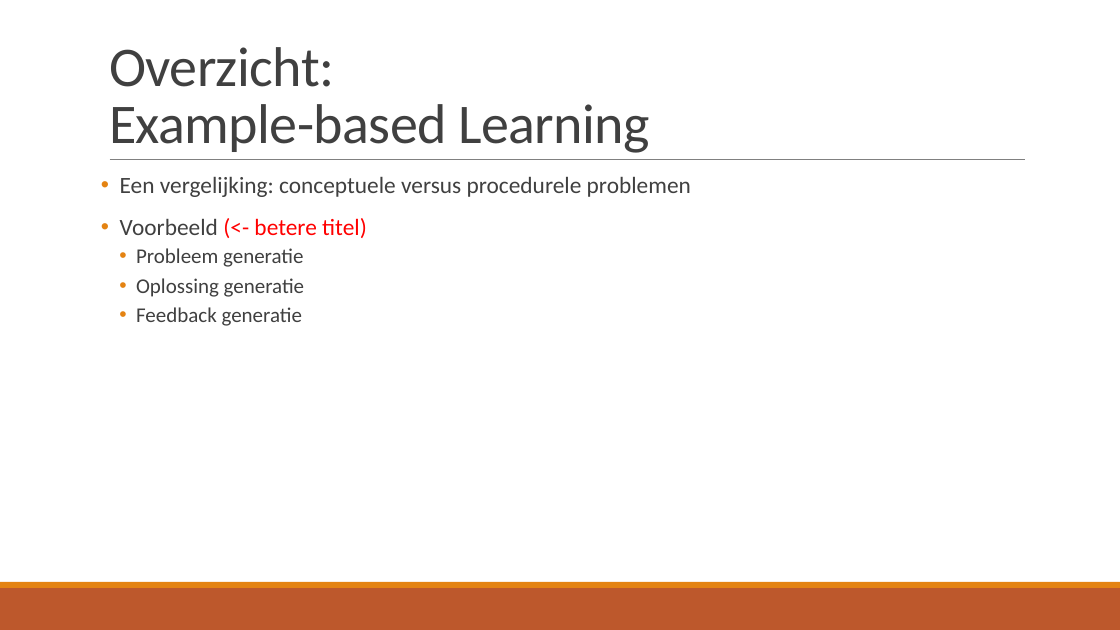
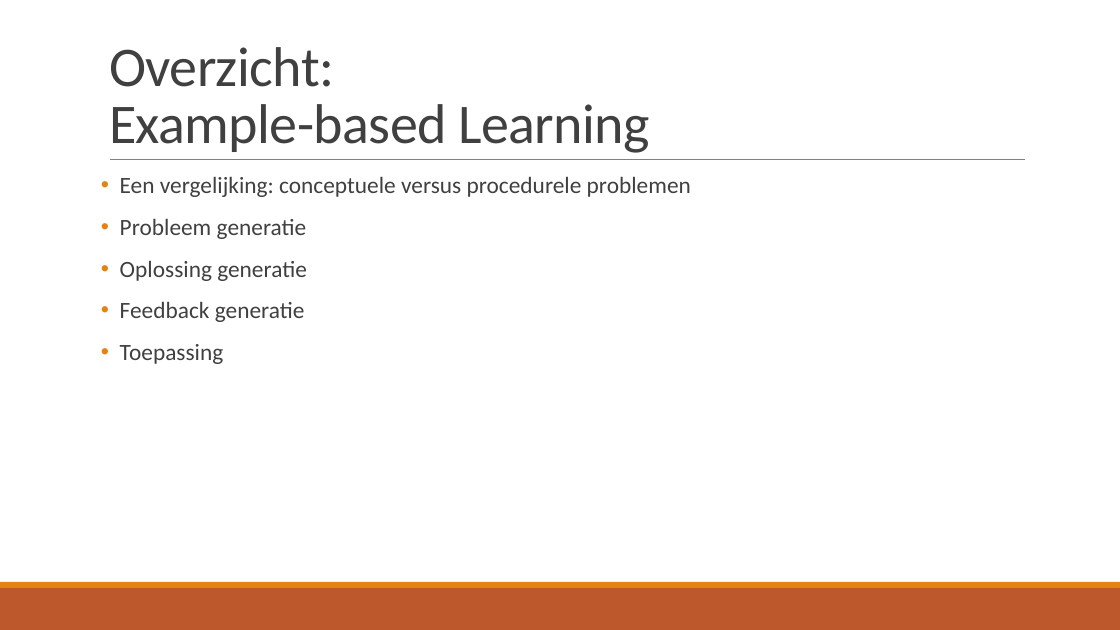
Before and after one commit to TomDeGroote/Bachelorproef, a slide deck: slide 4 of Opdracht 2/Literatuurstudie.pptx. Drawn at 1120x630 pixels with LibreOffice and Linux fonts; fonts in the diff are those of the drawing. Boxes give left, top, right and bottom in pixels: in the first picture for what was removed or moved away, otherwise in the second. Text is boxed around its words. In the diff, an @@ line names an element or a change of style, - is before the commit and + after.

Commit message:
Powerpoint example-based gedeelte vervolledigd

```diff
--- a/Opdracht 2/Literatuurstudie.pptx
+++ b/Opdracht 2/Literatuurstudie.pptx
@@ text at (120, 218, 367, 238): paragraph removed @@
-• Voorbeeld (<- betere titel)
@@ text at (120, 219, 307, 322): size 18 to 20 pt in "Probleem generatie", "Oplossing generatie", "Feedback generatie"; list level 2 to 1 in "Probleem generatie"; list level 2 to 1 in "Oplossing generatie"; list level 2 to 1 in "Feedback generatie" @@
@@ text at (120, 344, 224, 364): paragraph added @@
+• Toepassing
```
Also in this commit, not shown: 4 other slides changed, 1 slide added, 1 slide removed.
